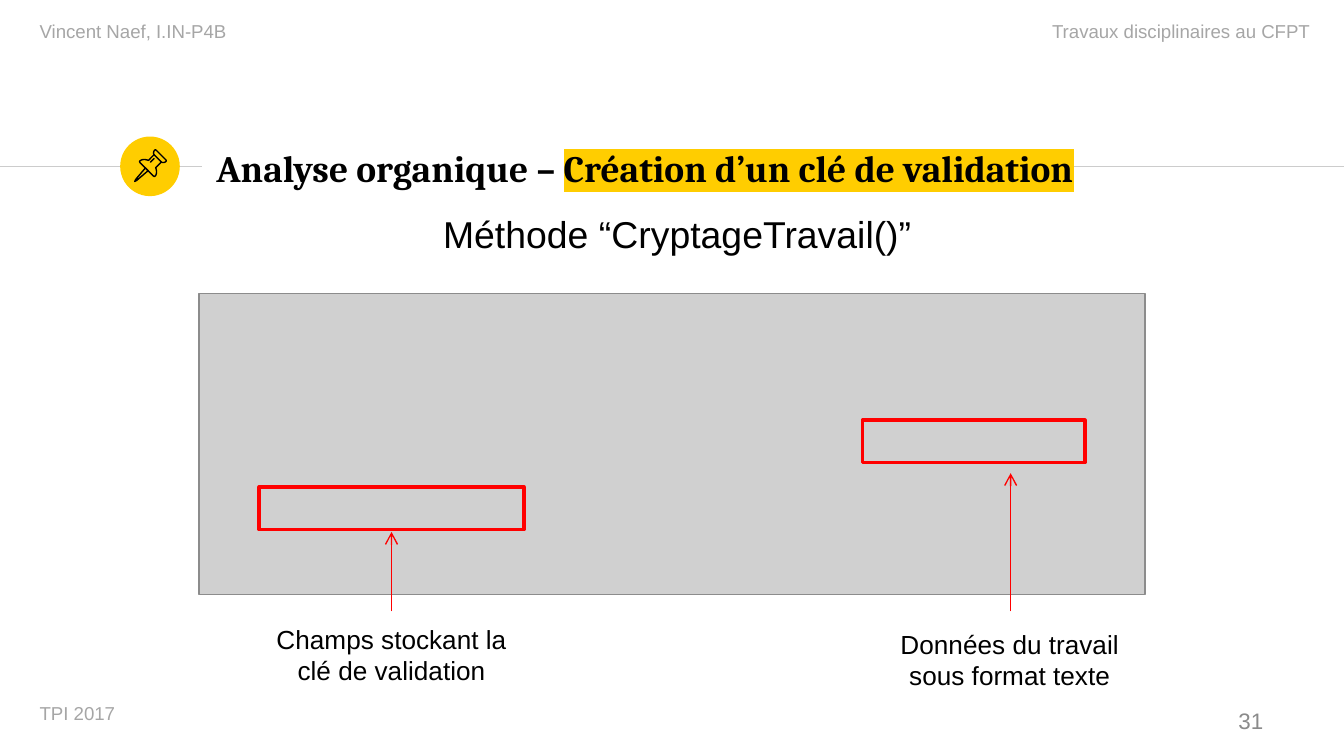
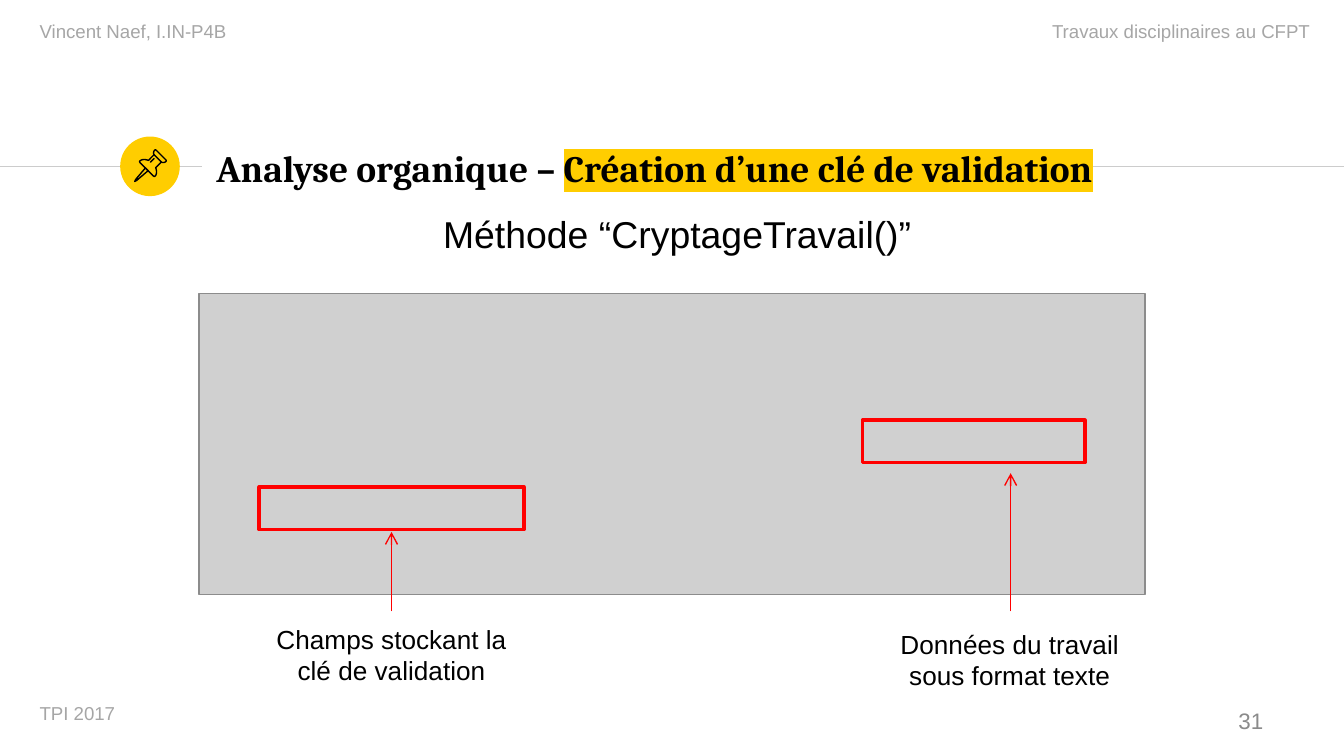
Before and after one commit to vinelo/TPI, a slide deck: slide 31 of Présentation/PresentationTPI.pptx. Drawn at 1344x756 pixels with LibreOffice and Linux fonts; fonts in the diff are those of the drawing; grey boxes stand for pictures. Boxes give left, top, right and bottom in pixels: in the first picture for what was removed or moved away, otherwise in the second. Text is boxed around its words. In the diff, an @@ line names an element or a change of style, - is before the commit and + after.

```diff
--- a/Présentation/PresentationTPI.pptx
+++ b/Présentation/PresentationTPI.pptx
@@ title at <box>216,147,1092,191</box>: text changed @@
-Analyse organique – Création d’un clé de validation
+Analyse organique – Création d’une clé de validation
```
Also in this commit, not shown: 6 other slides changed, 3 slides added, 4 slides removed, 5 other files.
